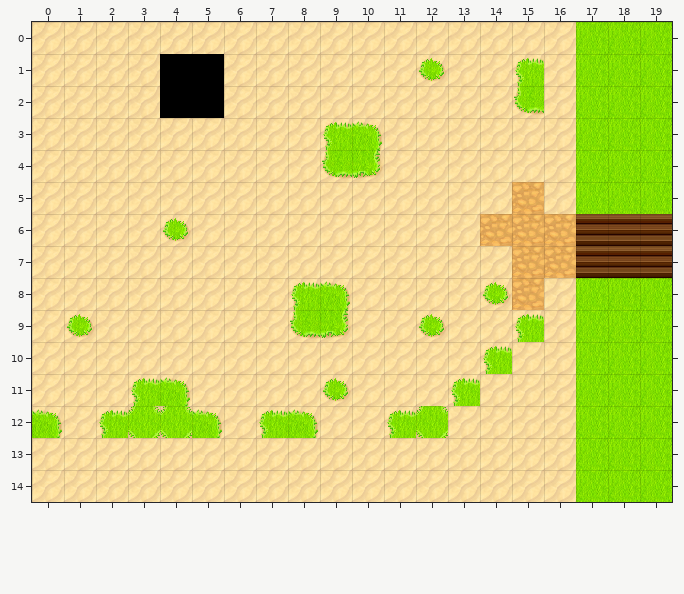
Two states of a Tiled map, maps/map24.tmx. The first picture shows the starting point.
Cells are 32x32 px. Shown: x 0..19, y 0..14. Not drawn, because the pictures are missing: unchanged layer "Blocked".
Once edited:
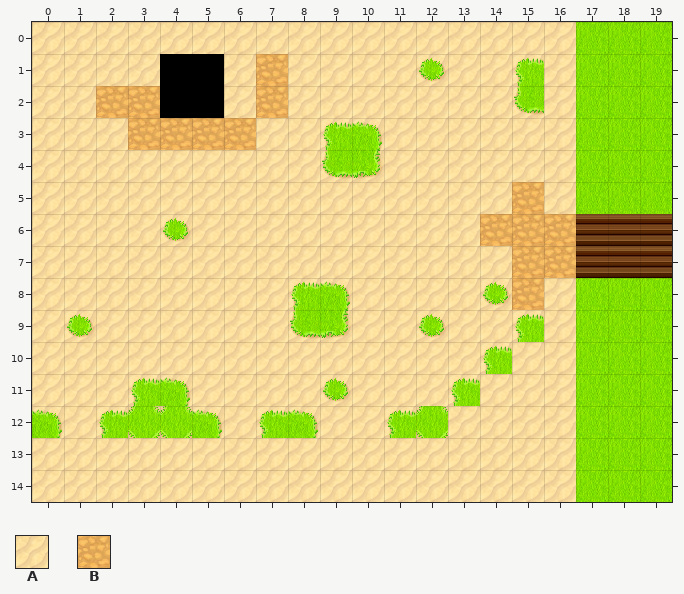
Key: from "ground": A 2, B 3.
_ is an empty cell.
From old to new:
Layer "Background":
The author changed tile A to tile B in row 1 at x 7; in row 2 at x 2 to 3 and 7; in row 3 at x 3 to 6.
Pixel boxes of the changes (left, top, right, bottom) in both pictures:
changed: (96, 54, 288, 150)
